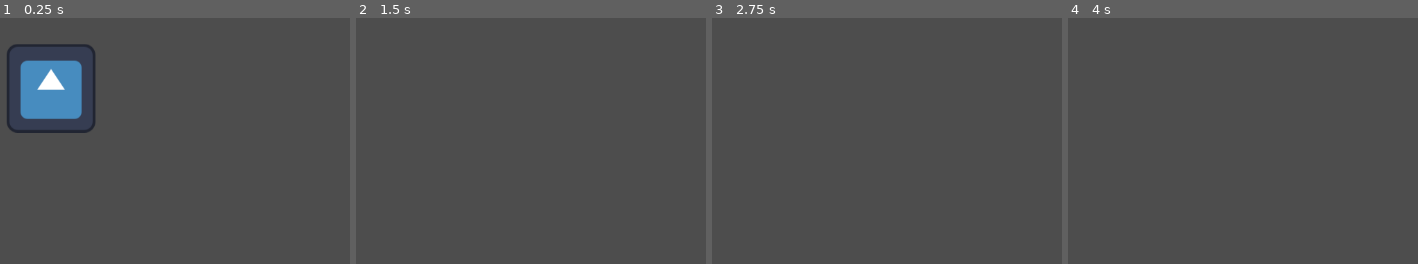
Above: before the commit, frames 1-4 (left to right).
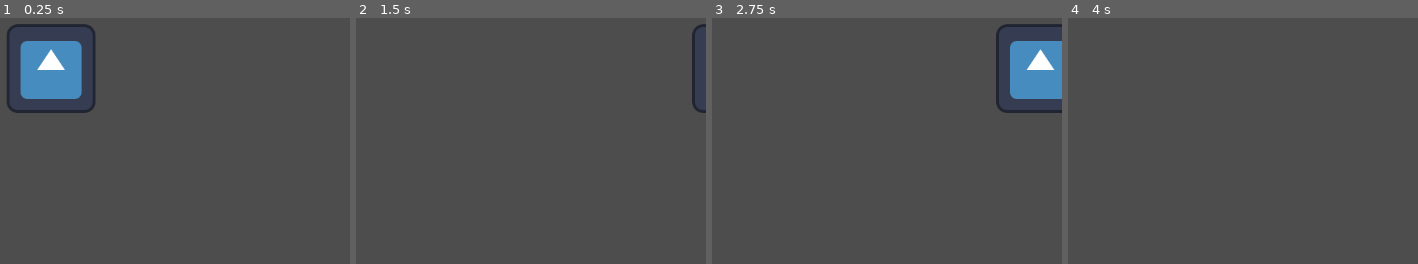
Above: after the commit, the same moments.

Repository: demaradr/godot-mario
Game: Godot game, scene res://main.tscn
Two runs of this game, one before a commit and one after it. Both use one fixed random seed, a clock stepped at 60 frames per second and the inputs below. The engine's default icon, where the game draws it, is replaced by a stand-in: a white triangle on a blue panel in a dark square.
Inputs:
- Up to frame 1 (0.25 s): no input
- Up to frame 2 (1.5 s): tap Enter (ui_accept) at 0.5, 0.77 s; hold D (right, bound only after the commit) from 0.53 s (still down)
- Up to frame 3 (2.75 s): tap Enter (ui_accept) at 1.52, 2 s; release D (right, bound only after the commit) at 2.03 s; hold A (left, bound only after the commit) from 2.03 s (still down)
- Up to frame 4 (4 s): release A (left, bound only after the commit) at 2.78 s; hold D (right, bound only after the commit) from 2.78 s (still down); tap Enter (ui_accept) at 3.02, 3.5, 3.77 s

The runs differ from the first frame. In frame 1, 4.6% of the frame differs, in the area x 2-28%, y 2-47%; in frame 2, 0.4%; in frame 3, 4.2%; in frame 4, nothing differs.

Commit message:
added move left and right

Diff:
--- a/character_body_2d.gd
+++ b/character_body_2d.gd
@@ -4,11 +4,20 @@
 const SPEED = 300.0
 const JUMP_VELOCITY = -400.0
 
+@export var speed = 400
 
-func _physics_process(delta: float) -> void:
-	# Add the gravity.
-	if not is_on_floor():
-		velocity += get_gravity() * delta
+func get_input():
+	var input_direction = Input.get_vector("left", "right", "up", "down")
+	velocity = input_direction * speed
+
+func _physics_process(delta):
+	get_input()
+	move_and_slide()
+
+#func _physics_process(delta: float) -> void:
+	## Add the gravity.
+	#if not is_on_floor():
+		#velocity += get_gravity() * delta
 
 	# Handle jump.
 	if Input.is_action_just_pressed("ui_accept") and is_on_floor():
--- a/project.godot
+++ b/project.godot
@@ -14,3 +14,21 @@
 run/main_scene="uid://qcnb6lmmbng8"
 config/features=PackedStringArray("4.4", "Forward Plus")
 config/icon="res://icon.svg"
+
+[input]
+
+left={
+"deadzone": 0.2,
+"events": [Object(InputEventKey,"resource_local_to_scene":false,"resource_name":"","device":0,"window_id":0,"alt_pressed":false,"shift_pressed":false,"ctrl_pressed":false,"meta_pressed":false,"pressed":false,"keycode":0,"physical_keycode":65,"key_label":0,"unicode":0,"location":0,"echo":false,"script":null)
+]
+}
+right={
+"deadzone": 0.2,
+"events": [Object(InputEventKey,"resource_local_to_scene":false,"resource_name":"","device":0,"window_id":0,"alt_pressed":false,"shift_pressed":false,"ctrl_pressed":false,"meta_pressed":false,"pressed":false,"keycode":0,"physical_keycode":68,"key_label":0,"unicode":0,"location":0,"echo":false,"script":null)
+]
+}
+jump={
+"deadzone": 0.2,
+"events": [Object(InputEventKey,"resource_local_to_scene":false,"resource_name":"","device":0,"window_id":0,"alt_pressed":false,"shift_pressed":false,"ctrl_pressed":false,"meta_pressed":false,"pressed":false,"keycode":0,"physical_keycode":32,"key_label":0,"unicode":0,"location":0,"echo":false,"script":null)
+]
+}
